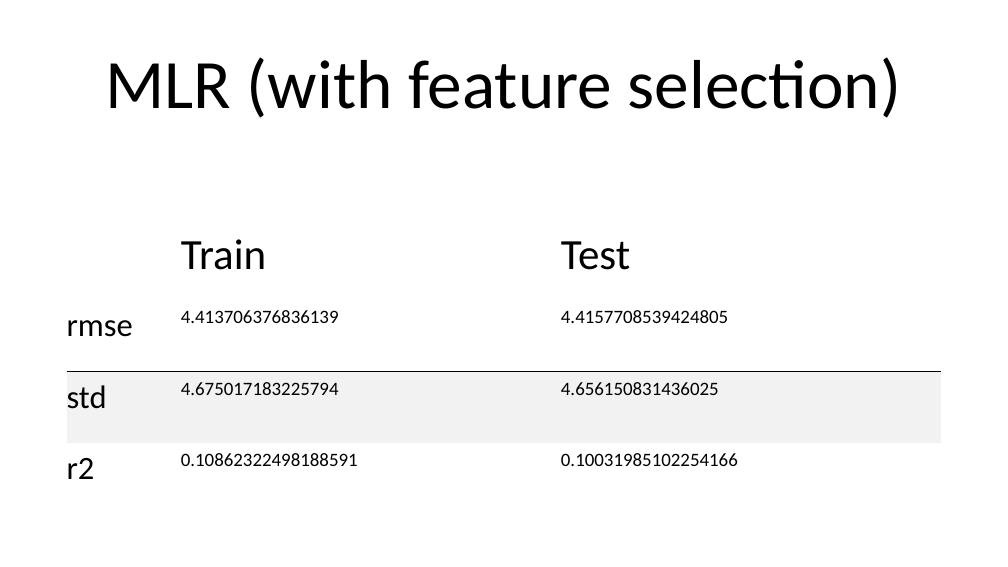
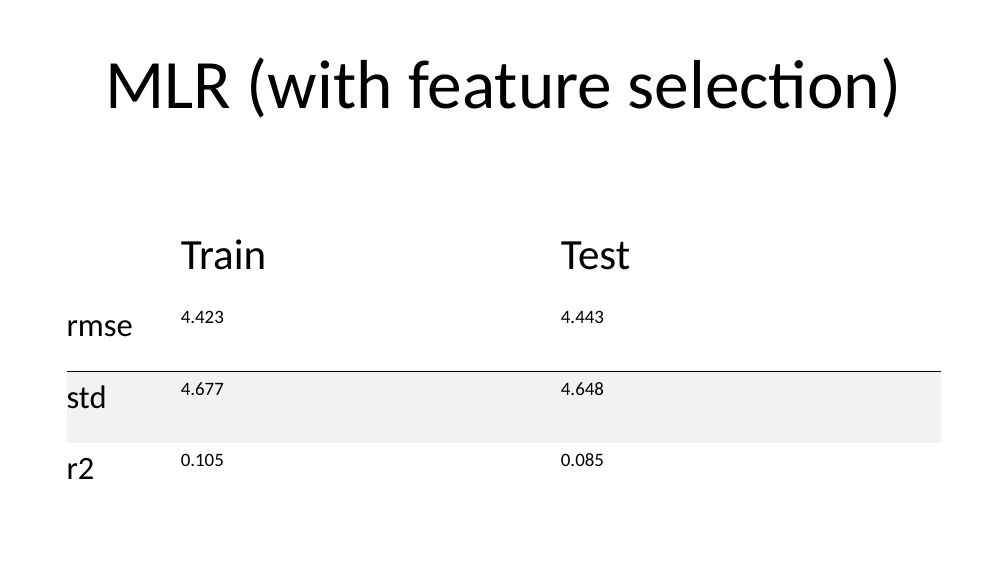
Before and after one commit to LiaCohn/clean-coasts, a slide deck: slide 10 of models/models.pptx (slide 9 before the commit). Drawn at 1008x567 pixels with LibreOffice and Linux fonts; fonts in the diff are those of the drawing. Boxes give left, top, right and bottom in pixels: in the first picture for what was removed or moved away, otherwise in the second. Text is boxed around its words. In the diff, an @@ line names an element or a change of style, - is before the commit and + after.

Commit message:
update pres. switch columns in utils

```diff
--- a/models/models.pptx
+++ b/models/models.pptx
@@ table at [67, 218, 941, 514] @@
-row 2, column 2: 4.413706376836139
+row 2, column 2: 4.423
-row 2, column 3: 4.4157708539424805
+row 2, column 3: 4.443
-row 3, column 2: 4.675017183225794
+row 3, column 2: 4.677
-row 3, column 3: 4.656150831436025
+row 3, column 3: 4.648
-row 4, column 2: 0.10862322498188591
+row 4, column 2: 0.105
-row 4, column 3: 0.10031985102254166
+row 4, column 3: 0.085
```
Also in this commit, not shown: 11 other slides changed, 3 slides added, 1 slide removed, 3 other files.
